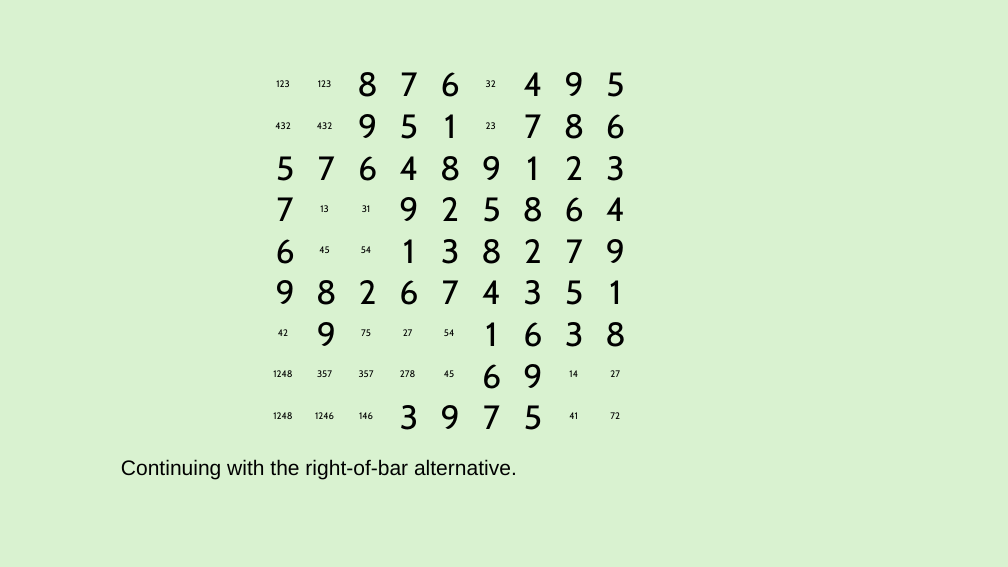
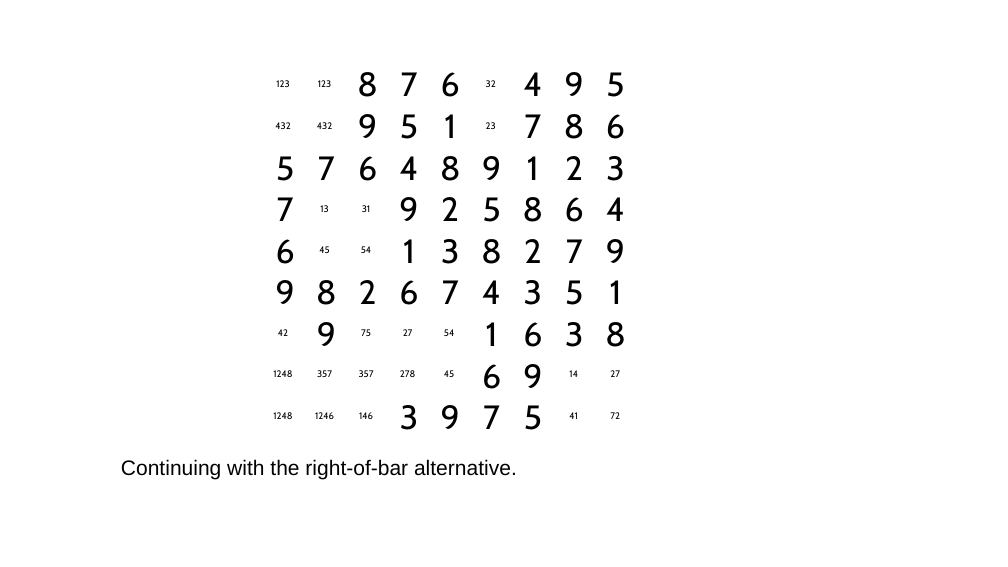
Before and after one commit to jhardis/WSJ_Number_Puzzles, a slide deck: slide 66 of 20260314_2.pptx (slide 67 before the commit). Drawn at 1008x567 pixels with LibreOffice and Linux fonts; fonts in the diff are those of the drawing; background and template pictures are left out. Boxes give left, top, right and bottom in pixels: in the first picture for what was removed or moved away, otherwise in the second. Text is boxed around its words. In the diff, an @@ line names an element or a change of style, - is before the commit and + after.

```diff
--- a/20260314_2.pptx
+++ b/20260314_2.pptx
@@ background #D9F2D0 to #FFFFFF @@
```
Also in this commit, not shown: 7 other slides changed, 1 slide removed.
